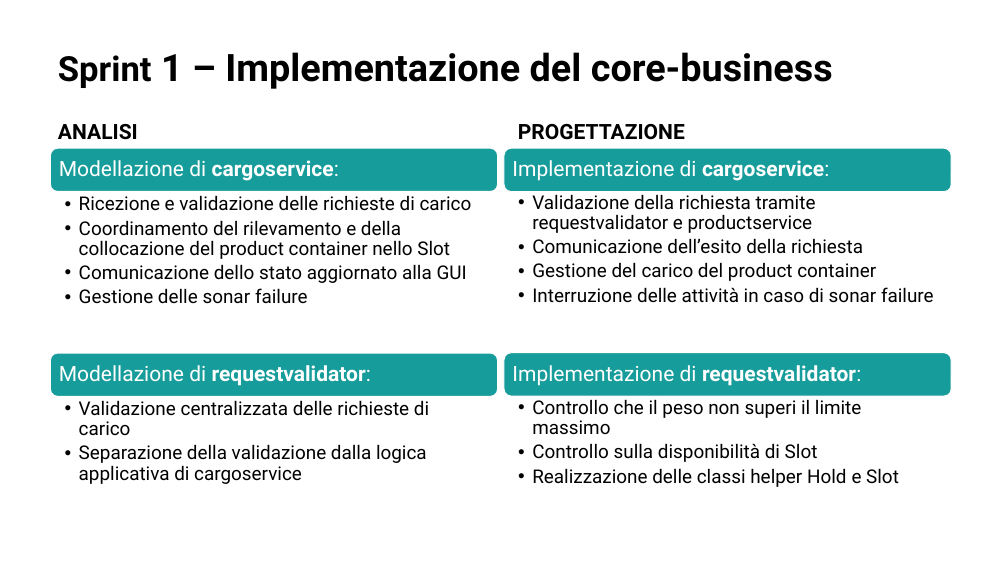
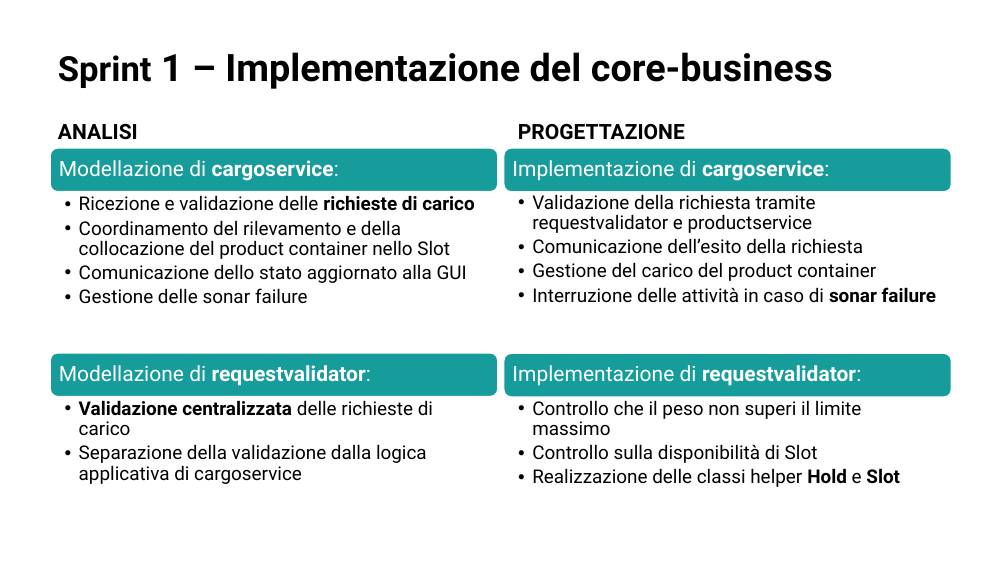
Before and after one commit to simonemontagnini02/ProgettoISS25, a slide deck: slide 3 of Presentazione/Progetto_ISS25.pptx. Drawn at 1008x567 pixels with LibreOffice and Linux fonts; fonts in the diff are those of the drawing. Boxes give left, top, right and bottom in pixels: in the first picture for what was removed or moved away, otherwise in the second. Text is boxed around its words. In the diff, an @@ line names an element or a change of style, - is before the commit and + after.

```diff
--- a/Presentazione/Progetto_ISS25.pptx
+++ b/Presentazione/Progetto_ISS25.pptx
@@ text at (x1=79, y1=195, x2=474, y2=211): bold on in "richieste di carico" @@
@@ text at (x1=532, y1=287, x2=936, y2=303): bold on in "sonar failure" @@
@@ text at (x1=79, y1=400, x2=433, y2=435): bold on in "Validazione centralizzata" @@
@@ text at (x1=532, y1=468, x2=900, y2=487): bold on in "Hold Slot" @@
```
Also in this commit, not shown: 4 slides added, 3 slides removed, 2 other files.
